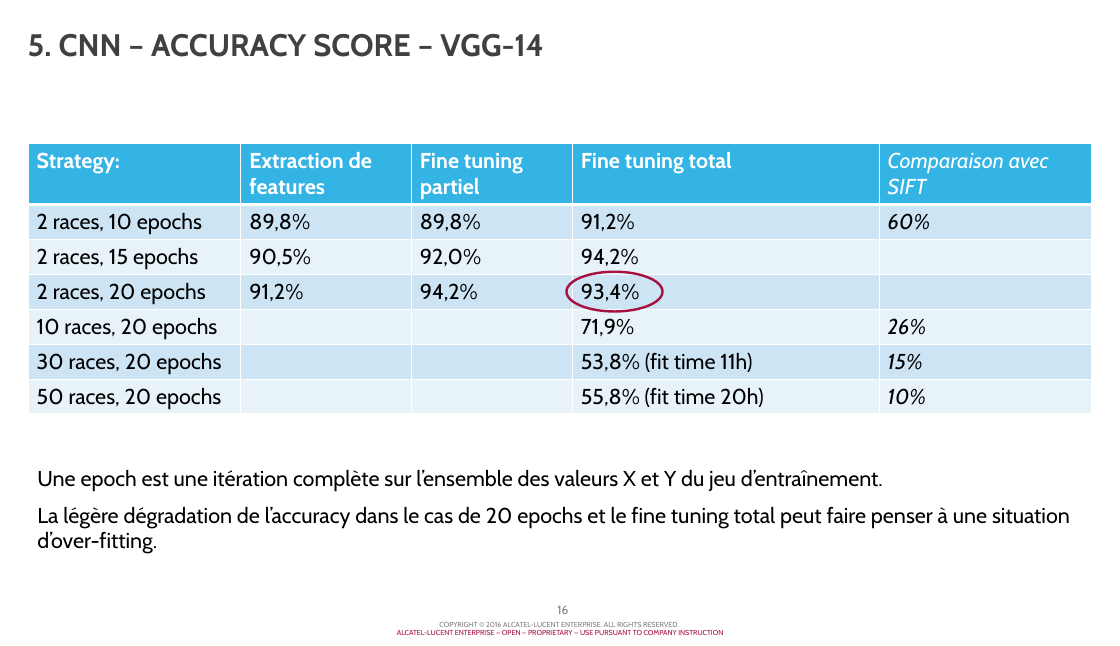
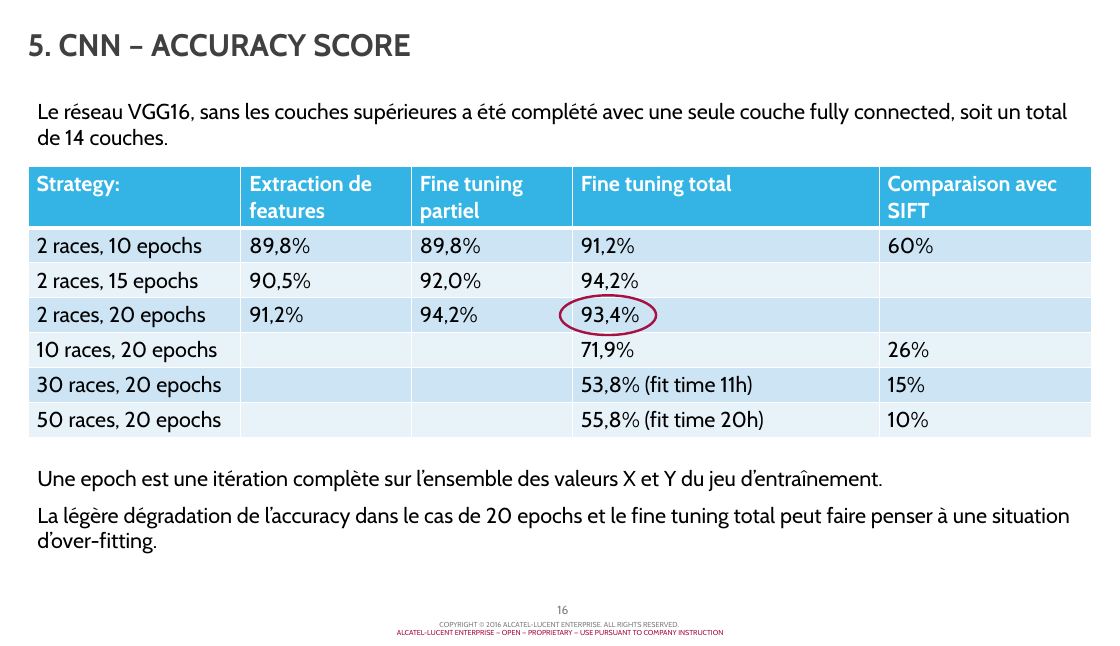
Before and after one commit to chmuths/projet_7, a slide deck: slide 16 of docs/Projet 7 - C. Muths - Classification d'images.pptx. Drawn at 1120x646 pixels with LibreOffice and Linux fonts; fonts in the diff are those of the drawing; background and template pictures are left out. Boxes give left, top, right and bottom in pixels: in the first picture for what was removed or moved away, otherwise in the second. Text is boxed around its words. In the diff, an @@ line names an element or a change of style, - is before the commit and + after.

```diff
--- a/docs/Projet 7 - C. Muths - Classification d'images.pptx
+++ b/docs/Projet 7 - C. Muths - Classification d'images.pptx
@@ title at <box>28,34,411,57</box>: text changed @@
-5. CNN – ACCURACY SCORE – VGG-14
+5. CNN – ACCURACY SCORE
@@ text added at <box>37,103,1068,146</box>, 18 pt, text #000000 @@
+Le réseau VGG16, sans les couches supérieures a été complété avec une seule couche fully connected, soit un total de 14 couches.
@@ table at <box>28,167,1092,437</box> @@
@@ bold on in "Comparaison avec SIFT" @@
@@ italic off in "Comparaison avec SIFT", "60%", "26%", "15%" and 1 more places @@
@@ table: place and size @@
-table at <box>28,143,1092,413</box>
+table at <box>28,167,1092,437</box>
@@ ellipse: place and size @@
-ellipse at <box>566,272,663,312</box>
+ellipse at <box>560,296,656,335</box>
```
Also in this commit, not shown: 2 other files.
